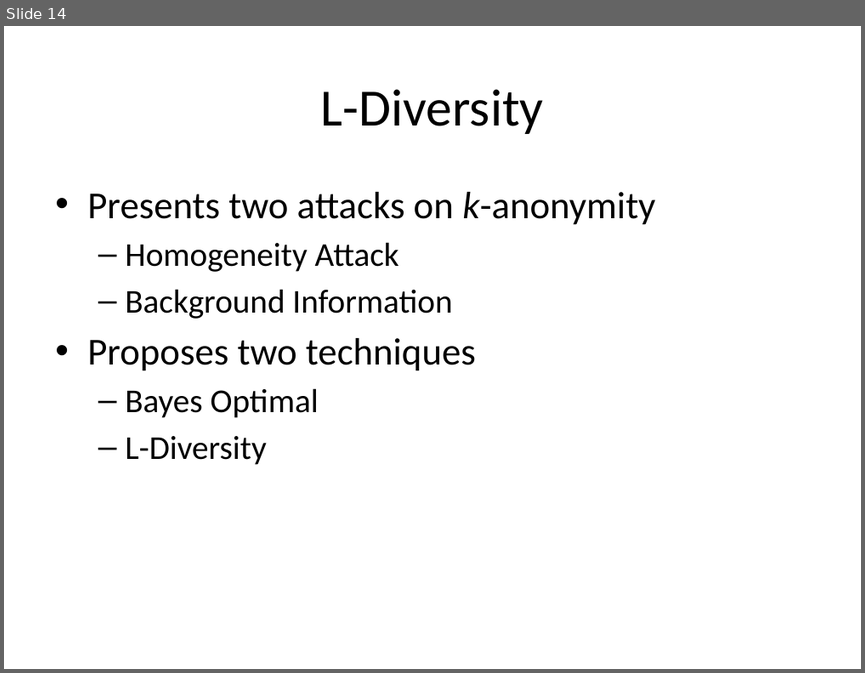
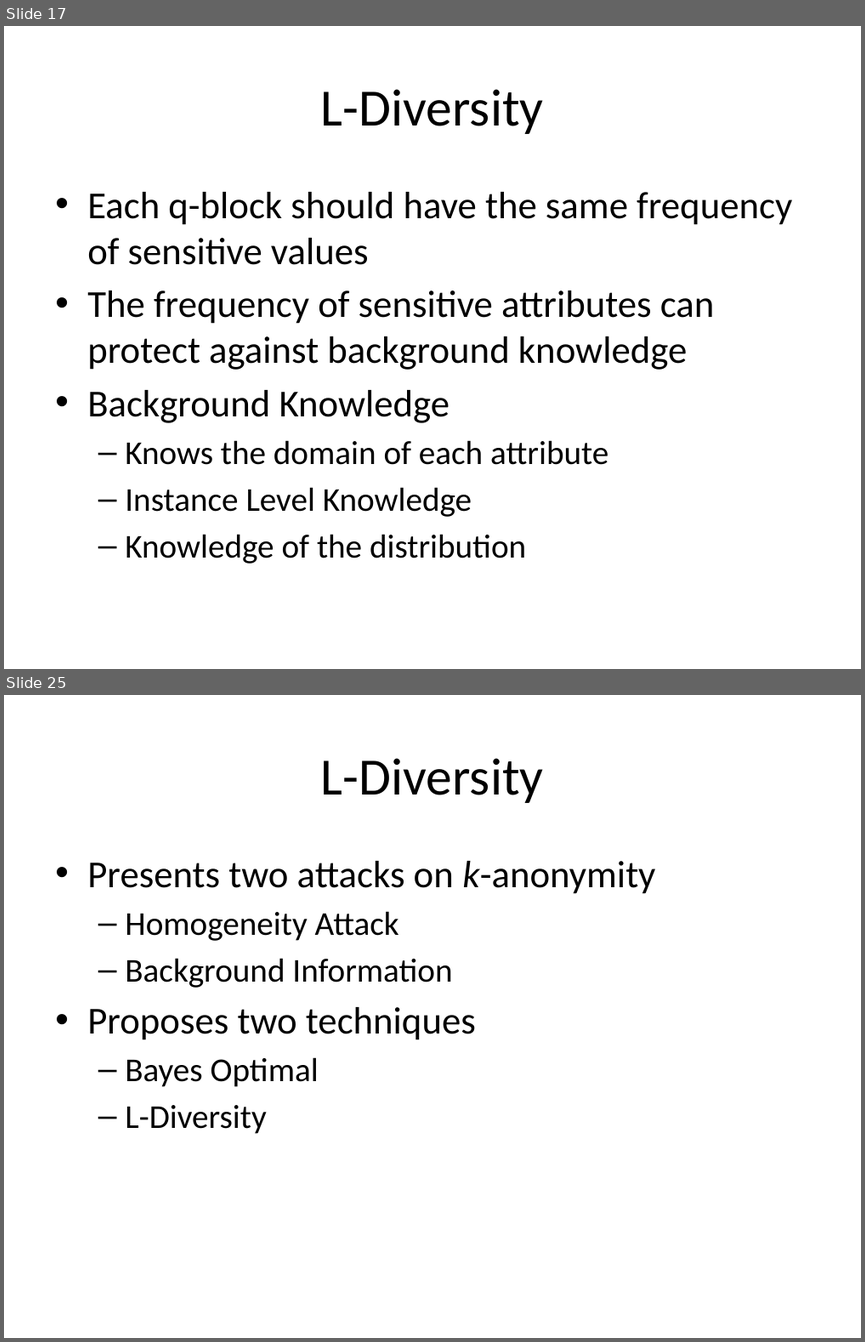
Before and after one commit to jayvelasco1990/big-data, a slide deck: Final Project/draft_presentation.pptx. Shown one above the other, each under a label of ours: slide 14 before the commit, slides 17 and 25 after it; the slides between them are not shown. The pictures are 865x673 and 865x1342 pixels, drawn with LibreOffice and Linux fonts; fonts in the diff are those of the drawing. Boxes give left, top, right and bottom in pixels: in the first picture for what was removed or moved away, otherwise in the second. Text is boxed around its words. In the diff, an @@ line names an element or a change of style, - is before the commit and + after.

```diff
--- a/Final Project/draft_presentation.pptx
+++ b/Final Project/draft_presentation.pptx
@@ slide 17 added at (4,26,861,669), background #FFFFFF @@
@@ title added at (321,89,544,134), 44 pt, text #000000 @@
+L-Diversity
@@ text added at (87,192,792,563), 32 pt, text #000000 @@
+• Each q-block should have the same frequency of sensitive values
+• The frequency of sensitive attributes can protect against background knowledge
+• Background Knowledge
+  – Knows the domain of each attribute
+  – Instance Level Knowledge
+  – Knowledge of the distribution
@@ what was slide 14 is now slide 25 @@
```
Also in this commit, not shown: 1 slide changed, 22 other slides added, 3 other files.
